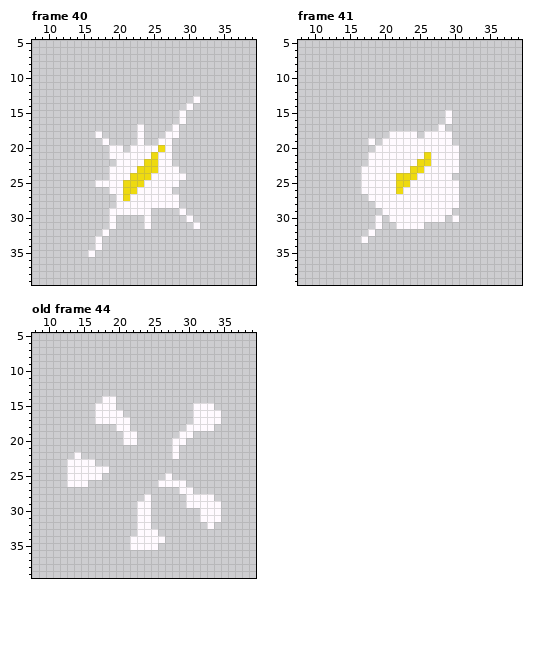
Edited in one commit: pixel-art file (bin/data/bitmaps/sprites_grid-x.ase). Above, as it was before the edit.
48x48 pixels, 45 frames. Colours within 5 levels of each other are drawn and written as one. Shown: frame 40: x 8..39, y 5..39; frame 41: x 8..39, y 5..39; old frame 44: x 8..39, y 5..39. The commit also changed other frames, which this record leaves out.
Once edited:
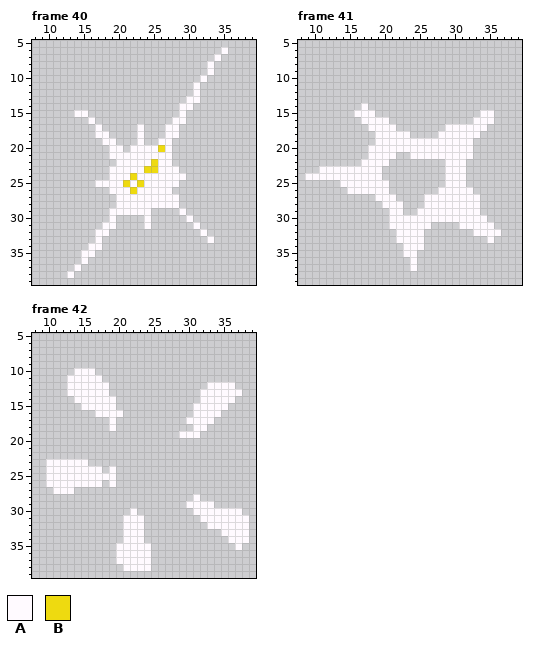
Palette (. is transparent): A #fffaff  B #eeda10
A new or re-ordered frame is compared with the old frame closest to it.
What changed:
frames re-ordered
Changed rows in their new state; - is an unchanged pixel.
Frame 40, layer "Flattened":
first column x 14:
 6 ---------------------A
 7 --------------------A-
 8 -------------------A--
 9 -------------------A--
10 ------------------A---
11 -----------------A----
12 -----------------A----
13 ----------------A-----
14 ---------------A------
15 AA--------------------
16 --A-----------A-------
17 ---A---------A--------
18 ----A-----------------
19 -----A----------------
21 -----------A----------
22 ----------A-----------
23 ---------A------------
24 ---------AA-----------
25 --------A-------------
26 -------A--------------
27 -------A--------------
first column x 13:
31 -----A---------------
32 ----A--------------A-
33 --------------------A
34 ---A-----------------
35 --A------------------
36 --A------------------
37 -A-------------------
38 A--------------------
Frame 41, layer "Flattened":
first column x 9:
14 --------A-------------------
15 -------AAA----------.----AA-
16 --------AAAA--------.---AAA-
17 ---------AAAA------.AAAAAA--
18 ----------AA---.-..--AAAA---
19 ---------.A----------AAA----
20 ---------A------------AA----
21 -------------..--A----AA----
22 --------A---........--A-----
23 --AAAAAA---.........--A-----
24 AAAAAAAA---.........-AA-----
25 -----AAA----........--A-----
26 ------AA----.......---AA----
27 ---------.---....-----AAA---
28 ----------.---...-----AAA---
29 -----------.--..-----AAAA---
30 ----------.---------A-AAAA--
31 ----------.-A----A----AAAAA-
32 ---------.---AAAA-------AAAA
33 --------.----AAAA---------A-
34 --------------AAA-----------
35 --------------AA------------
36 ---------------A------------
37 ---------------A------------
Frame 42 against old frame 44, layer "Flattened":
first column x 10:
10 ----AAA----------------------
11 ---AAAAA---------------------
12 ---AAAAAA--------------AAAA--
13 ---AAAAAA-------------AAAAAA-
14 ----AAAA--------------AAAAA--
15 -----AA-----------------AA---
17 -------..-..--------A---.----
18 ---------A..--------.--.-----
19 -----------..--------A-------
20 -----------..-----..---------
21 ------------------.----------
22 ----.-------------.----------
23 AAA---.----------------------
24 AAA-----.A-------------------
25 AAA-----AA-------.-----------
26 AAA---AA-A------....---------
27 -AAA---------------..--------
28 --------------.-----.-..-----
29 -------------..---------.----
30 ------------A..------A---AAA-
31 -----------AA-.----------AAAA
32 -----------AA-.---------AAAAA
33 -----------AA-..---------AAAA
34 -----------A--...---------AAA
35 ----------AA---.-----------A-
36 ----------AAAAA--------------
37 ----------AAAAA--------------
38 -----------AAAA--------------
